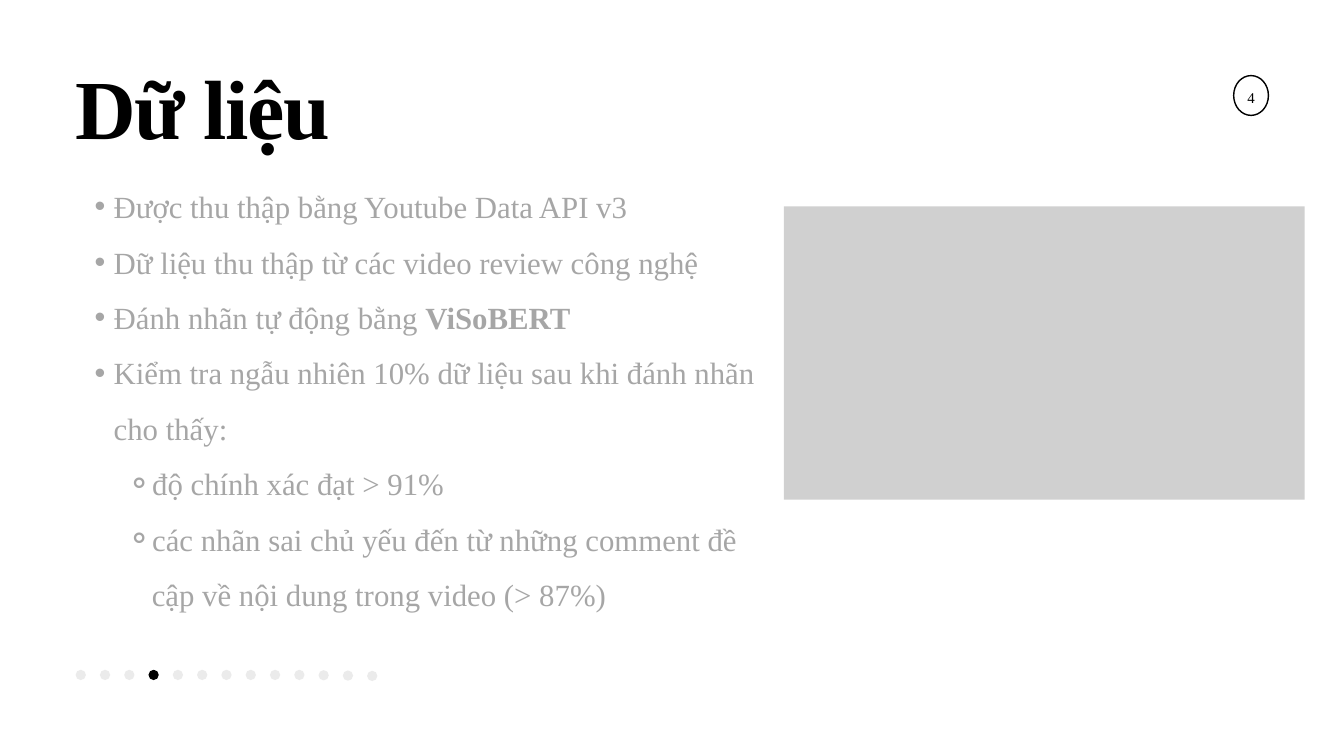
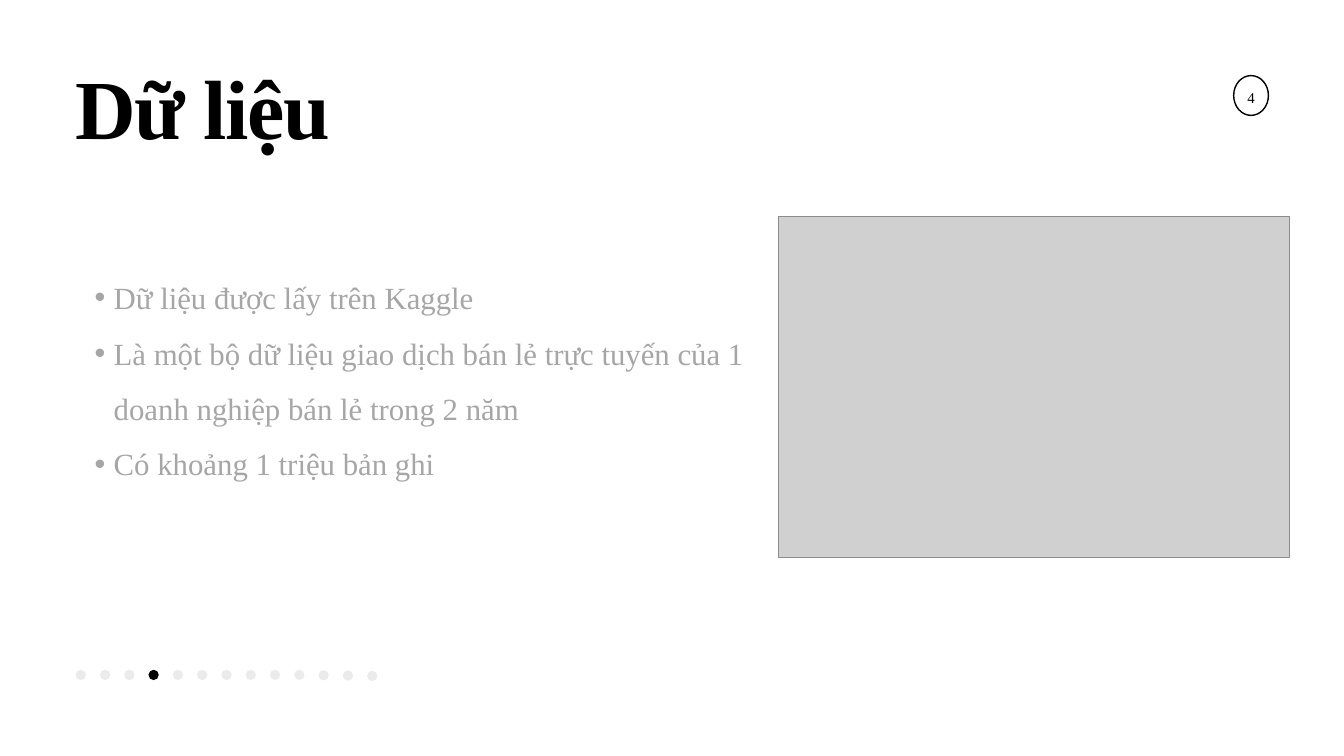
Before and after one commit to provincevu/BigDataFinal, a slide deck: slide 5 of BigDataPresentation.pptx. Drawn at 1344x756 pixels with LibreOffice and Linux fonts; fonts in the diff are those of the drawing; grey boxes stand for pictures. Boxes give left, top, right and bottom in pixels: in the first picture for what was removed or moved away, otherwise in the second. Text is boxed around its words. In the diff, an @@ line names an element or a change of style, - is before the commit and + after.

```diff
--- a/BigDataPresentation.pptx
+++ b/BigDataPresentation.pptx
@@ picture: place and size @@
-picture at bbox=[784, 206, 1304, 499]
+picture at bbox=[778, 216, 1289, 557]
@@ text at bbox=[114, 287, 743, 481]: text changed @@
-  • Được thu thập bằng Youtube Data API v3
-  • Dữ liệu thu thập từ các video review công nghệ
-  • Đánh nhãn tự động bằng ViSoBERT
-  • Kiểm tra ngẫu nhiên 10% dữ liệu sau khi đánh nhãn cho thấy:
-    ⚬ độ chính xác đạt > 91%
-    ⚬ các nhãn sai chủ yếu đến từ những comment đề cập về nội dung trong video (> 87%)
+  • Dữ liệu được lấy trên Kaggle
+  • Là một bộ dữ liệu giao dịch bán lẻ trực tuyến của 1 doanh nghiệp bán lẻ trong 2 năm
+  • Có khoảng 1 triệu bản ghi
```
Also in this commit, not shown: 7 other slides changed, 5 slides added, 5 slides removed, 11 other files.
